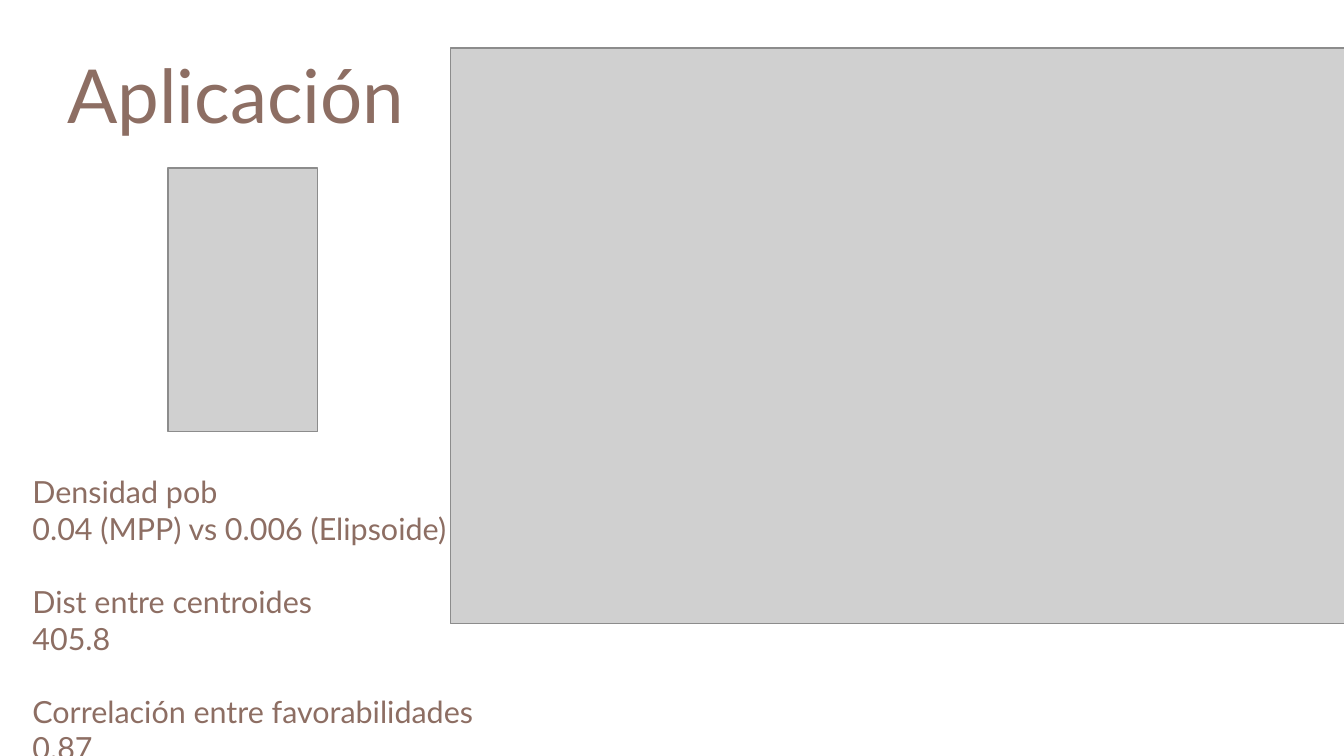
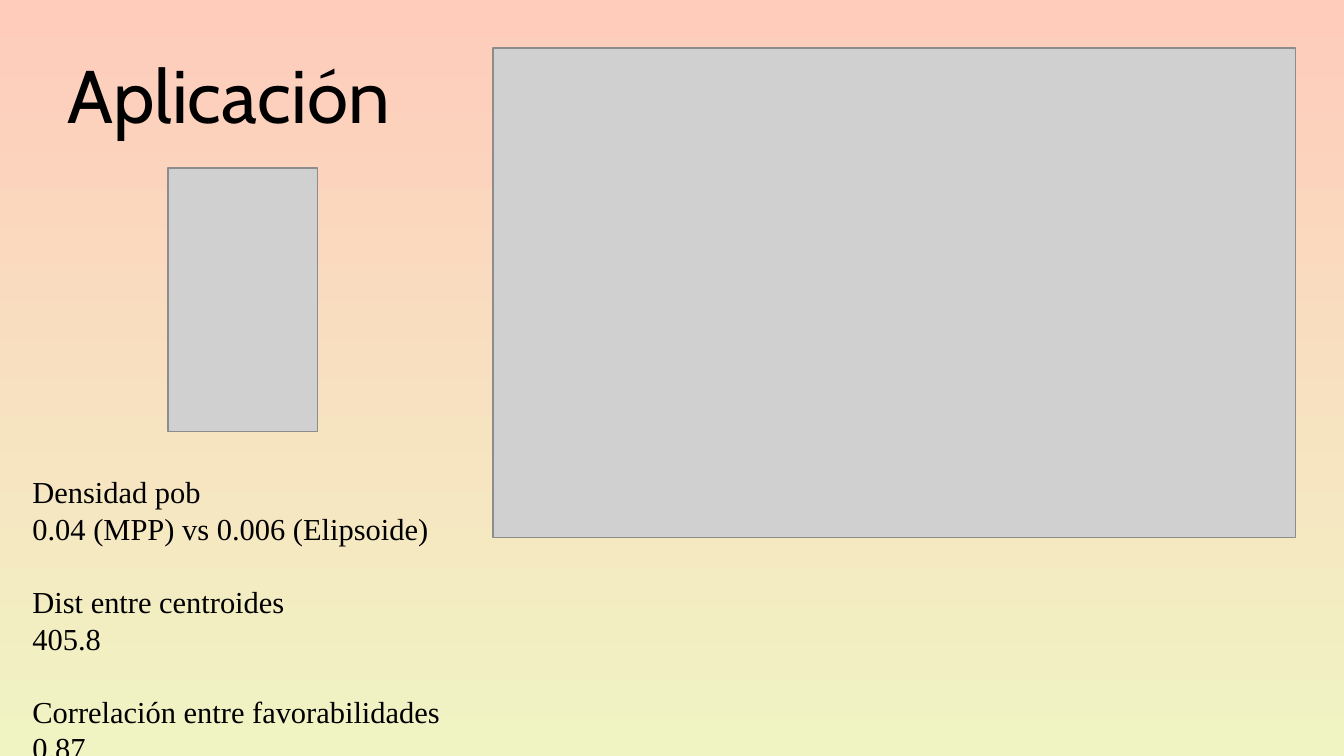
Before and after one commit to gerardommc/Ecologia-Teorica-II, a slide deck: slide 32 of Nicho/Caso-correlativo.odp (slide 27 before the commit). Drawn at 1344x756 pixels with LibreOffice and Linux fonts; fonts in the diff are those of the drawing; grey boxes stand for pictures. Boxes give left, top, right and bottom in pixels: in the first picture for what was removed or moved away, otherwise in the second. Text is boxed around its words. In the diff, an @@ line names an element or a change of style, - is before the commit and + after.

```diff
--- a/Nicho/Caso-correlativo.odp
+++ b/Nicho/Caso-correlativo.odp
@@ background #FFFFFF to gradient #FFCCBC to #F0F4C3 @@
@@ title "Aplicación" at bbox=[67, 67, 390, 139]: font Lato to Cabin, text colour #8D6E63 to #000000 @@
@@ picture: place and size @@
-picture at bbox=[450, 48, 1344, 623]
+picture at bbox=[493, 48, 1296, 538]
@@ text "Densidad pob" at bbox=[32, 482, 440, 724]: font Lato to Times New Roman, text colour #8D6E63 to #000000 @@
```
Also in this commit, not shown: 26 other slides changed, 5 slides added, 2 other files.
